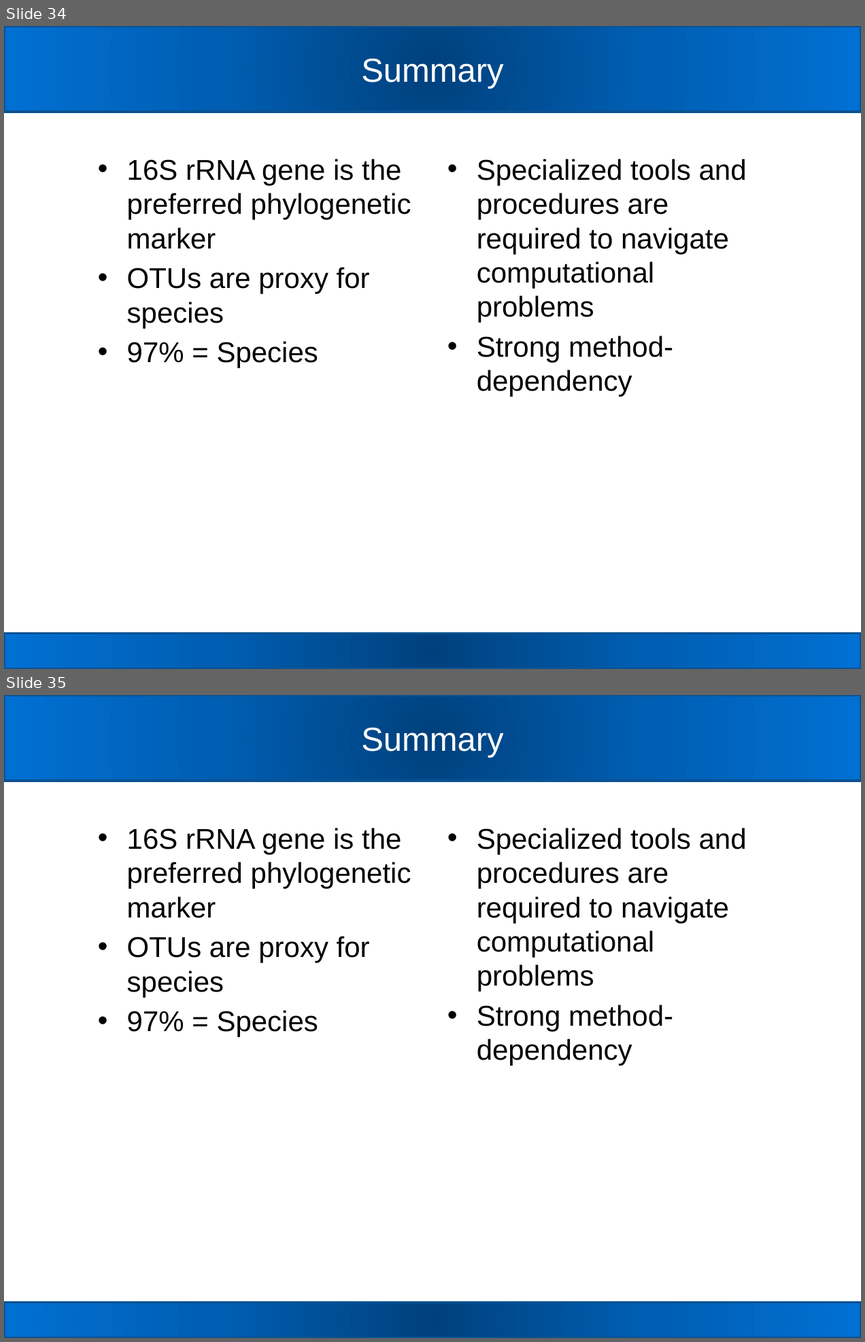
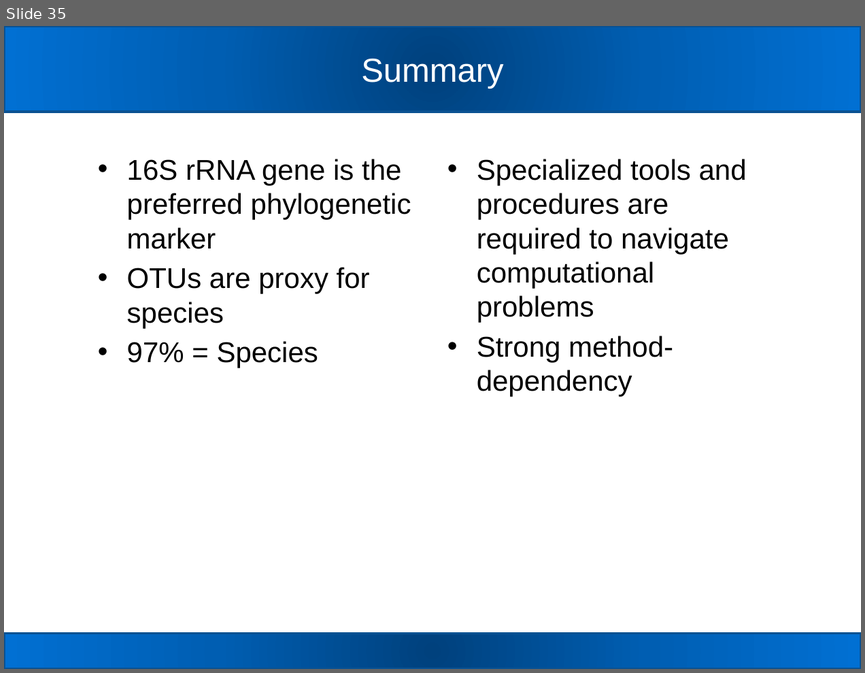
Before and after one commit to carden24/2018_Taller_Genomica_ambiental, a slide deck: W2_16S_analysis.pptx. Shown one above the other, each under a label of ours: slides 34 and 35 before the commit, slide 35 after it. The pictures are 865x1342 and 865x673 pixels, drawn with LibreOffice and Linux fonts; fonts in the diff are those of the drawing. Boxes give left, top, right and bottom in pixels: in the first picture for what was removed or moved away, otherwise in the second. Text is boxed around its words. In the diff, an @@ line names an element or a change of style, - is before the commit and + after.

```diff
--- a/W2_16S_analysis.pptx
+++ b/W2_16S_analysis.pptx
@@ slide 35 removed at (4, 695, 861, 1338), background #FFFFFF; not listed: 2 template elements that a slide beside it also shows @@
@@ title removed at (361, 727, 503, 758) @@
-Summary
@@ text removed at (127, 828, 411, 1037) @@
-• 16S rRNA gene is the preferred phylogenetic marker
-• OTUs are proxy for species
-• 97% = Species
@@ text removed at (477, 828, 747, 1066) @@
-• Specialized tools and procedures are required to navigate computational problems
-• Strong method-dependency
@@ what was slide 34 is now slide 35 @@
```
Also in this commit, not shown: 5 slides changed, 1 slide added, 7 other files.
